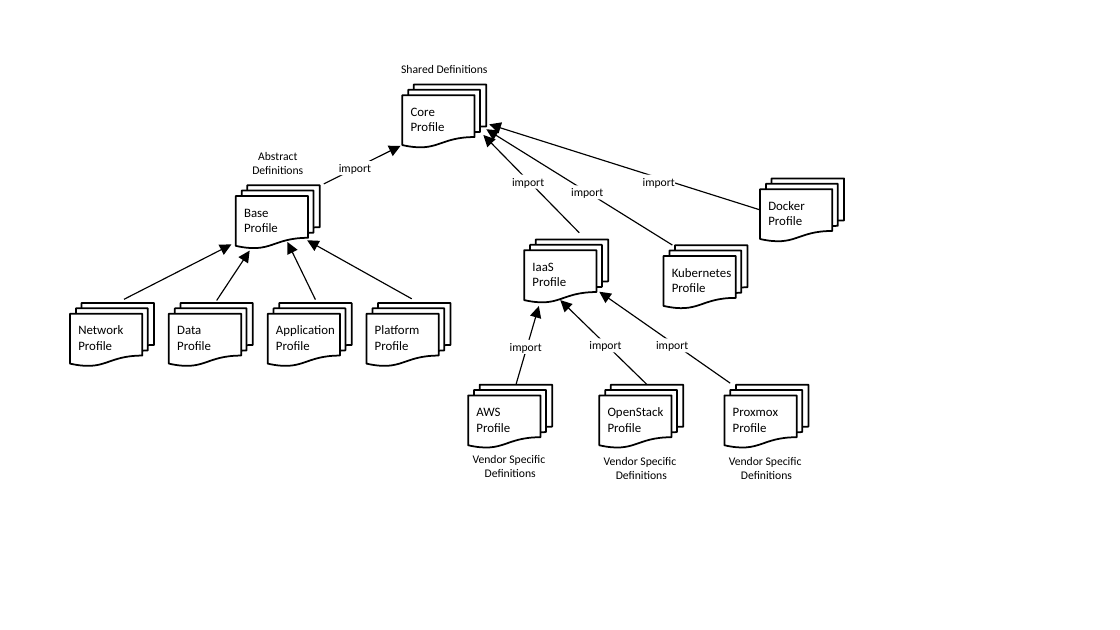
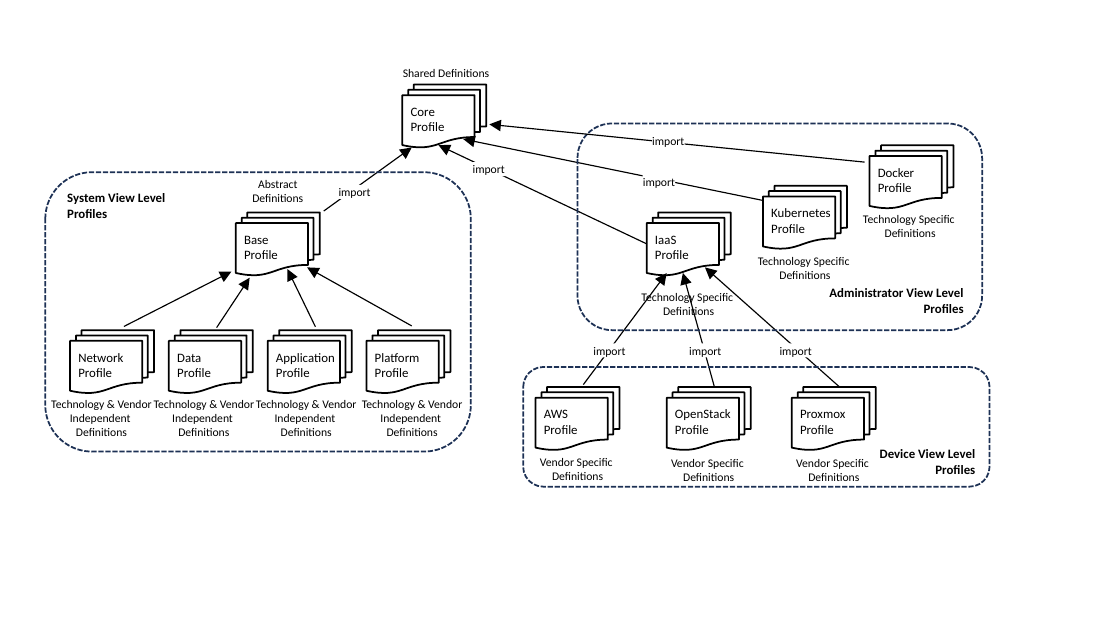
Before and after one commit to oasis-open/tosca-community-contributions, a slide deck: slide 10 of profiles/community/tosca/sources/figures.pptx. Drawn at 1120x630 pixels with LibreOffice and Linux fonts; fonts in the diff are those of the drawing. Boxes give left, top, right and bottom in pixels: in the first picture for what was removed or moved away, otherwise in the second. Text is boxed around its words. In the diff, an @@ line names an element or a change of style, - is before the commit and + after.

```diff
--- a/profiles/community/tosca/sources/figures.pptx
+++ b/profiles/community/tosca/sources/figures.pptx
@@ text "Shared Definitions": place and size @@
-text "Shared Definitions" at box(401, 65, 488, 73)
+text "Shared Definitions" at box(403, 69, 489, 77)
@@ arrow moved from (323, 184) - (401, 146) to (323, 211) - (412, 148) @@
@@ arrow moved from (580, 233) - (483, 135) to (647, 244) - (439, 145) @@
@@ arrow moved from (672, 245) - (486, 129) to (763, 201) - (463, 139) @@
@@ arrow moved from (760, 210) - (490, 124) to (865, 162) - (490, 124) @@
@@ rounded rectangle added at box(578, 124, 983, 330), outline #1E3256 1.5 pt dashed, 11 pt, text #000000, bold @@
+Administrator View Level
+Profiles
@@ text "import" rewrapped from box(571, 186, 604, 200) to box(652, 137, 684, 147) @@
@@ flow chart multidocument "Docker Profile": place and size @@
-flow chart multidocument "Docker Profile" at box(760, 178, 844, 241)
+flow chart multidocument "Docker Profile" at box(870, 145, 954, 208)
@@ rounded rectangle added at box(45, 172, 471, 451), outline #1E3256 1.5 pt dashed, 11 pt, text #000000, bold @@
+System View Level
+Profiles
@@ rectangle "import": place and size @@
-rectangle "import" at box(513, 175, 545, 189)
+rectangle "import" at box(473, 162, 506, 176)
@@ flow chart multidocument "Kubernetes Profile": place and size @@
-flow chart multidocument "Kubernetes Profile" at box(664, 245, 748, 308)
+flow chart multidocument "Kubernetes Profile" at box(763, 186, 847, 249)
@@ flow chart multidocument "IaaS": place and size @@
-flow chart multidocument "IaaS" at box(524, 239, 608, 302)
+flow chart multidocument "IaaS" at box(647, 213, 731, 276)
@@ text added at box(863, 215, 955, 237), 10 pt, text #000000 @@
+Technology Specific Definitions
@@ arrow moved from (730, 383) - (599, 292) to (840, 387) - (705, 267) @@
@@ text added at box(758, 257, 850, 279), 10 pt, text #000000 @@
+Technology Specific Definitions
@@ 5 flow chart multidocuments, 3 arrows, 1 text, 1 rectangle: place and size @@
-5 flow chart multidocuments, 3 arrows, 1 text, 1 rectangle at box(70, 152, 450, 366)
+5 flow chart multidocuments, 3 arrows, 1 text, 1 rectangle at box(70, 180, 450, 393)
@@ arrow moved from (217, 301) - (250, 250) to (217, 328) - (250, 278) @@
@@ arrow moved from (516, 385) - (539, 306) to (583, 385) - (667, 273) @@
@@ text added at box(641, 291, 733, 318), 10 pt, text #000000 @@
+Technology Specific Definitions
@@ arrow moved from (647, 385) - (560, 300) to (715, 387) - (683, 273) @@
@@ rectangle "import": place and size @@
-rectangle "import" at box(510, 343, 542, 353)
+rectangle "import" at box(593, 344, 626, 358)
@@ rectangle "import": place and size @@
-rectangle "import" at box(590, 339, 623, 353)
+rectangle "import" at box(690, 344, 723, 358)
@@ rectangle "import": place and size @@
-rectangle "import" at box(656, 339, 689, 353)
+rectangle "import" at box(780, 344, 812, 358)
@@ rounded rectangle added at box(523, 367, 990, 486), outline #1E3256 1.5 pt dashed, 11 pt, text #000000, bold @@
+Device View Level
+Profiles
@@ 3 flow chart multidocuments, 3 texts: place and size @@
-3 flow chart multidocuments, 3 texts at box(468, 385, 808, 479)
+3 flow chart multidocuments, 3 texts at box(536, 387, 876, 481)
@@ text added at box(51, 400, 152, 436), 10 pt, text #000000 @@
+Technology & Vendor Independent Definitions
@@ text added at box(154, 400, 254, 436), 10 pt, text #000000 @@
+Technology & Vendor Independent Definitions
@@ text added at box(256, 400, 356, 436), 10 pt, text #000000 @@
+Technology & Vendor Independent Definitions
@@ text added at box(362, 400, 462, 436), 10 pt, text #000000 @@
+Technology & Vendor Independent Definitions
```
Also in this commit, not shown: 7 other files.
